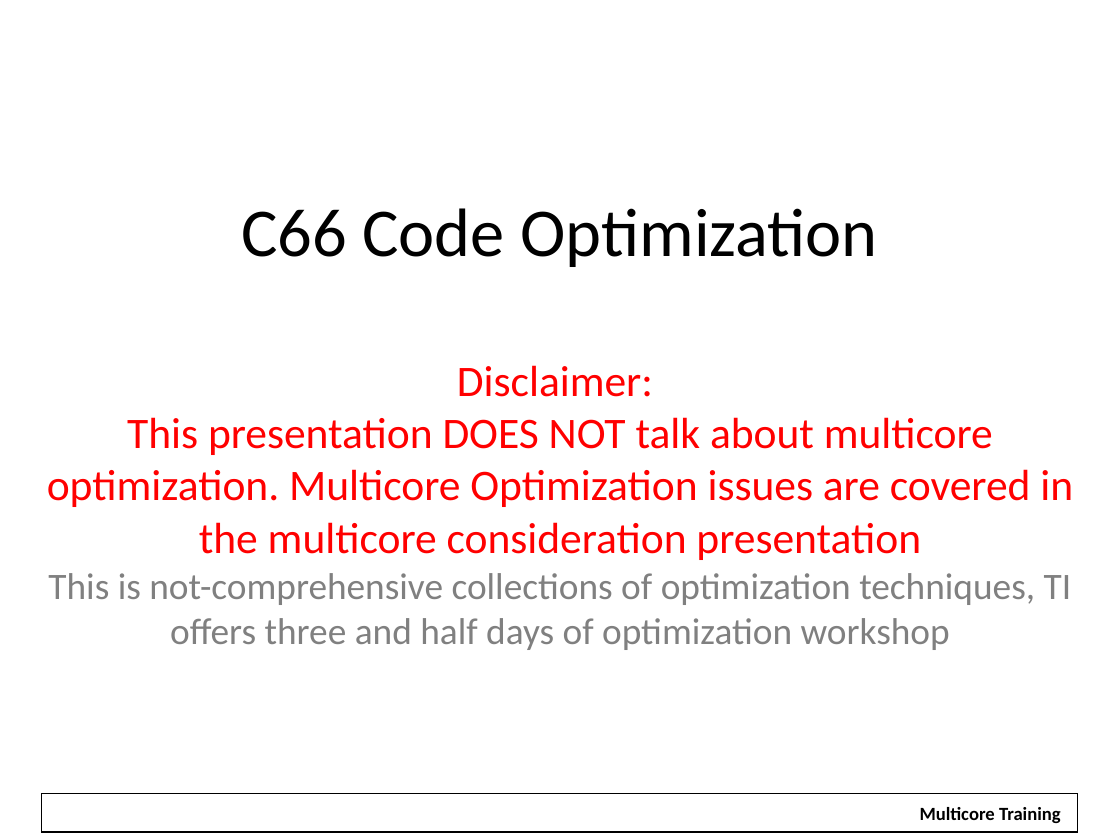
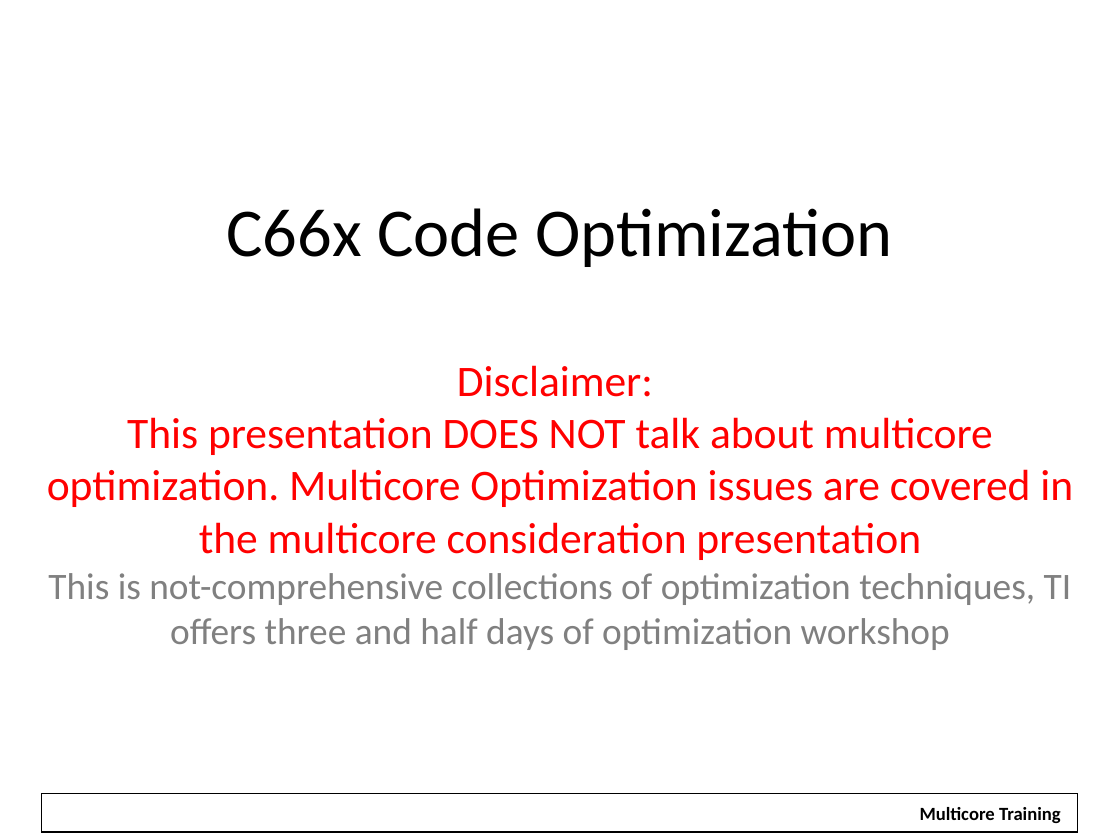
Before and after one commit to hari1989/keystone-workshop, a slide deck: slide 1 of preliminary/Working/presentations/KeyStone Optimization.pptx. Drawn at 1120x840 pixels with LibreOffice and Linux fonts; fonts in the diff are those of the drawing; background and template pictures are left out. Boxes give left, top, right and bottom in pixels: in the first picture for what was removed or moved away, otherwise in the second. Text is boxed around its words. In the diff, an @@ line names an element or a change of style, - is before the commit and + after.

```diff
--- a/preliminary/Working/presentations/KeyStone Optimization.pptx
+++ b/preliminary/Working/presentations/KeyStone Optimization.pptx
@@ text at [226,208,893,267]: text changed @@
-C66 Code Optimization
+C66x Code Optimization
```
Also in this commit, not shown: 3 other slides changed, 2 slides added.
